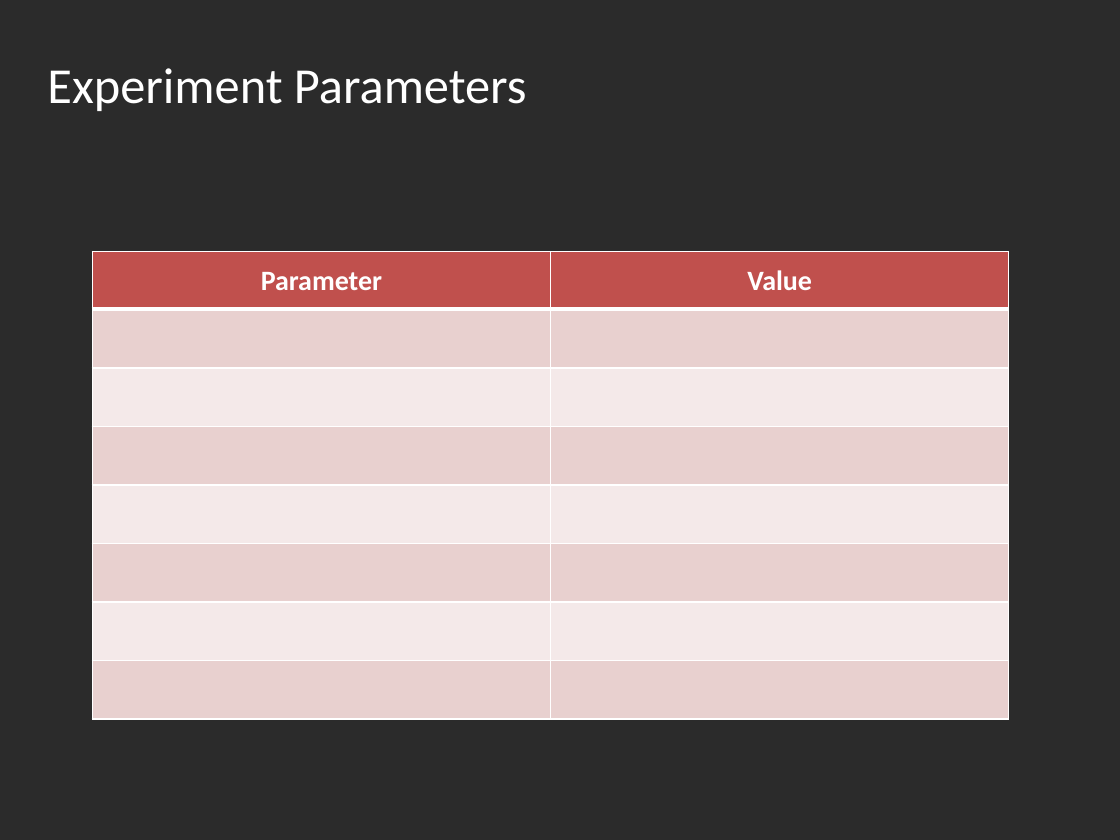
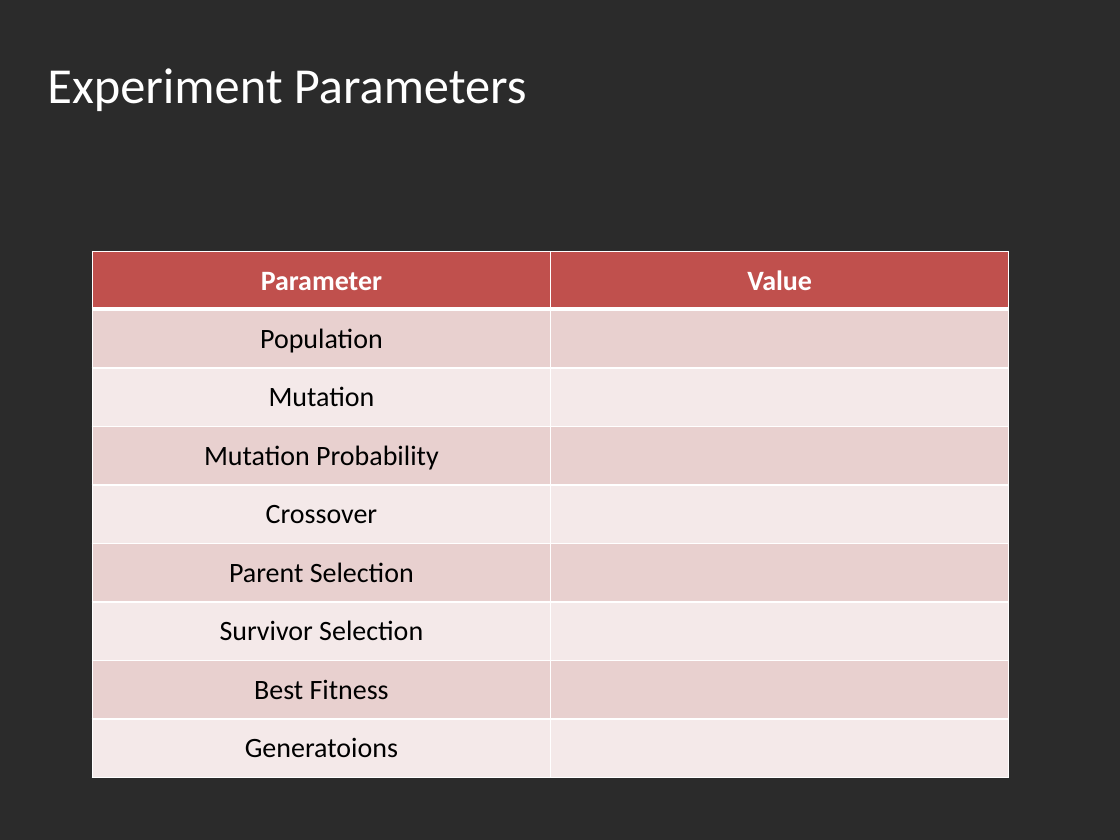
Before and after one commit to LironAvr/EvolutionaryLightsUp, a slide deck: slide 14 of presentation.pptx (slide 15 before the commit). Drawn at 1120x840 pixels with LibreOffice and Linux fonts; fonts in the diff are those of the drawing; background and template pictures are left out; a plain dark background stands for a picture behind light text. Boxes give left, top, right and bottom in pixels: in the first picture for what was removed or moved away, otherwise in the second. Text is boxed around its words. In the diff, an @@ line names an element or a change of style, - is before the commit and + after.

Commit message:
experiments

```diff
--- a/presentation.pptx
+++ b/presentation.pptx
@@ table at box(92, 252, 1008, 778) @@
-row 2:  | 
-row 3:  | 
-row 4:  | 
-row 5:  | 
-row 6:  | 
-row 7:  | 
-row 8:  | 
+row 2: Population | 
+row 3: Mutation | 
+row 4: Mutation Probability | 
+row 5: Crossover | 
+row 6: Parent Selection | 
+row 7: Survivor Selection | 
+row 8: Best Fitness | 
+row 9: Generatoions | 
```
Also in this commit, not shown: 3 other slides changed, 1 slide removed, 12 other files.
